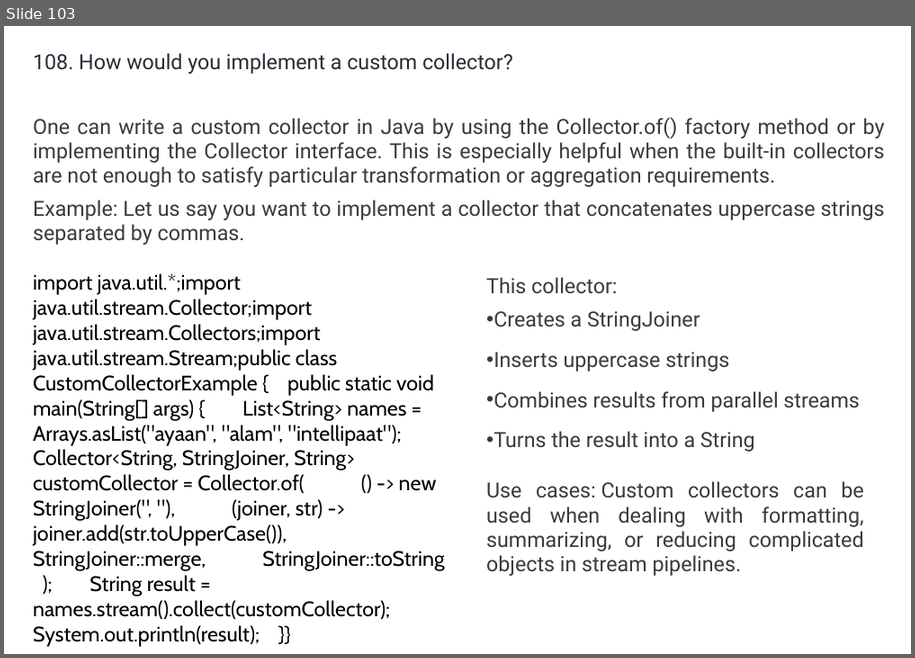
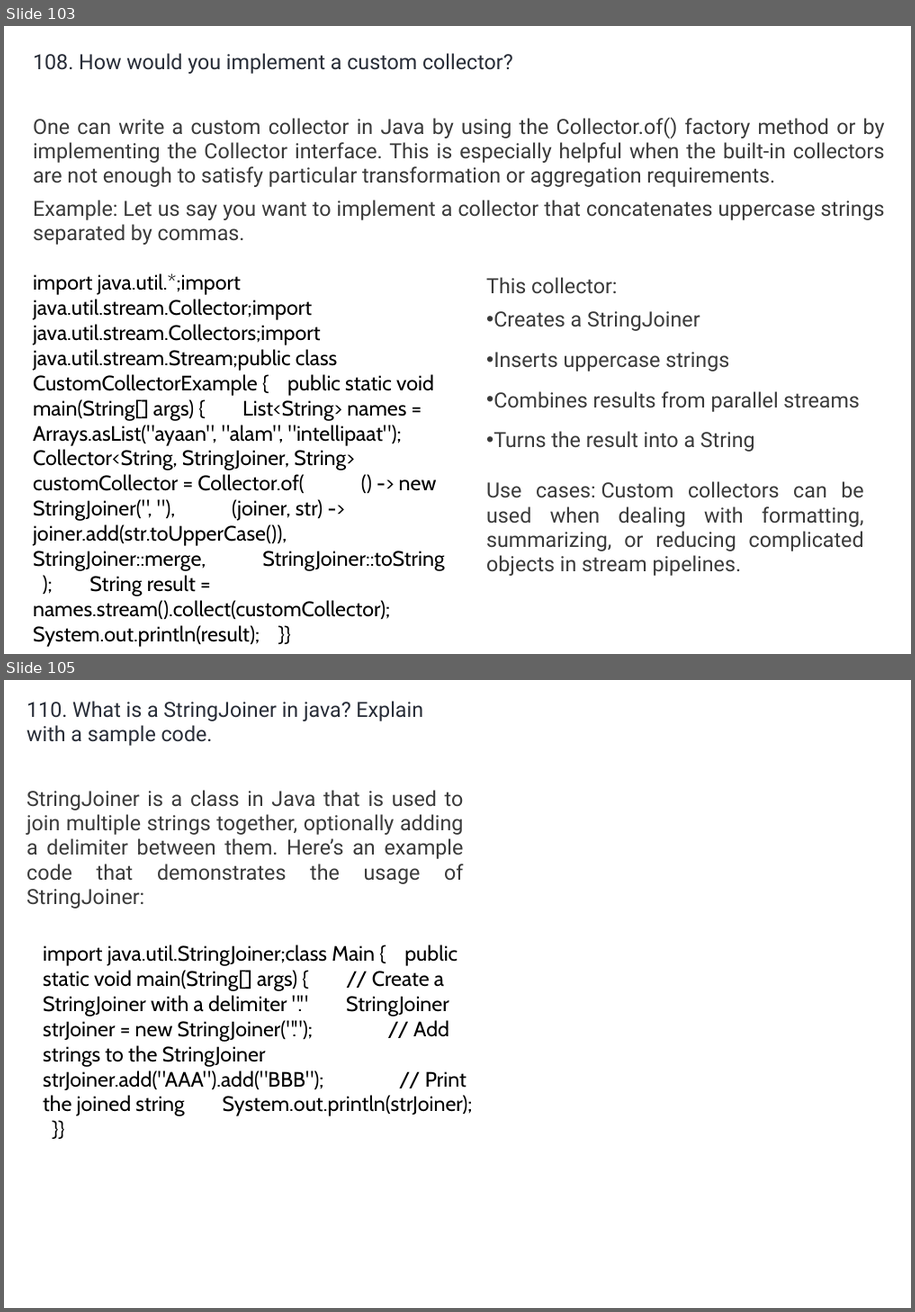
Before and after one commit to umalavanya/FullStackDevelopement_JavaSpring_SQL_ReactProjects, a slide deck: UmaTeachingMaterial/Java/Java-Interview-QA-Intellipaat.pptx. Shown one above the other, each under a label of ours: slide 103 before the commit, slides 103 and 105 after it; the slides between them are not shown. The pictures are 915x658 and 915x1312 pixels, drawn with LibreOffice and Linux fonts; fonts in the diff are those of the drawing. Boxes give left, top, right and bottom in pixels: in the first picture for what was removed or moved away, otherwise in the second. Text is boxed around its words. In the diff, an @@ line names an element or a change of style, - is before the commit and + after.

```diff
--- a/UmaTeachingMaterial/Java/Java-Interview-QA-Intellipaat.pptx
+++ b/UmaTeachingMaterial/Java/Java-Interview-QA-Intellipaat.pptx
@@ slide 105 added at box(4, 680, 911, 1308), background #FFFFFF @@
@@ text added at box(26, 701, 464, 909), 18 pt, text #3A3A3A @@
+110. What is a StringJoiner in java? Explain with a sample code.
+StringJoiner is a class in Java that is used to join multiple strings together, optionally adding a delimiter between them. Here’s an example code that demonstrates the usage of StringJoiner:
@@ text added at box(43, 945, 473, 1116), 18 pt, text #000000 @@
+import java.util.StringJoiner;class Main { public static void main(String[] args) { // Create a StringJoiner with a delimiter "." StringJoiner strJoiner = new StringJoiner("."); // Add strings to the StringJoiner strJoiner.add("AAA").add("BBB"); // Print the joined string System.out.println(strJoiner); }}
```
Also in this commit, not shown: 117 other slides added.
